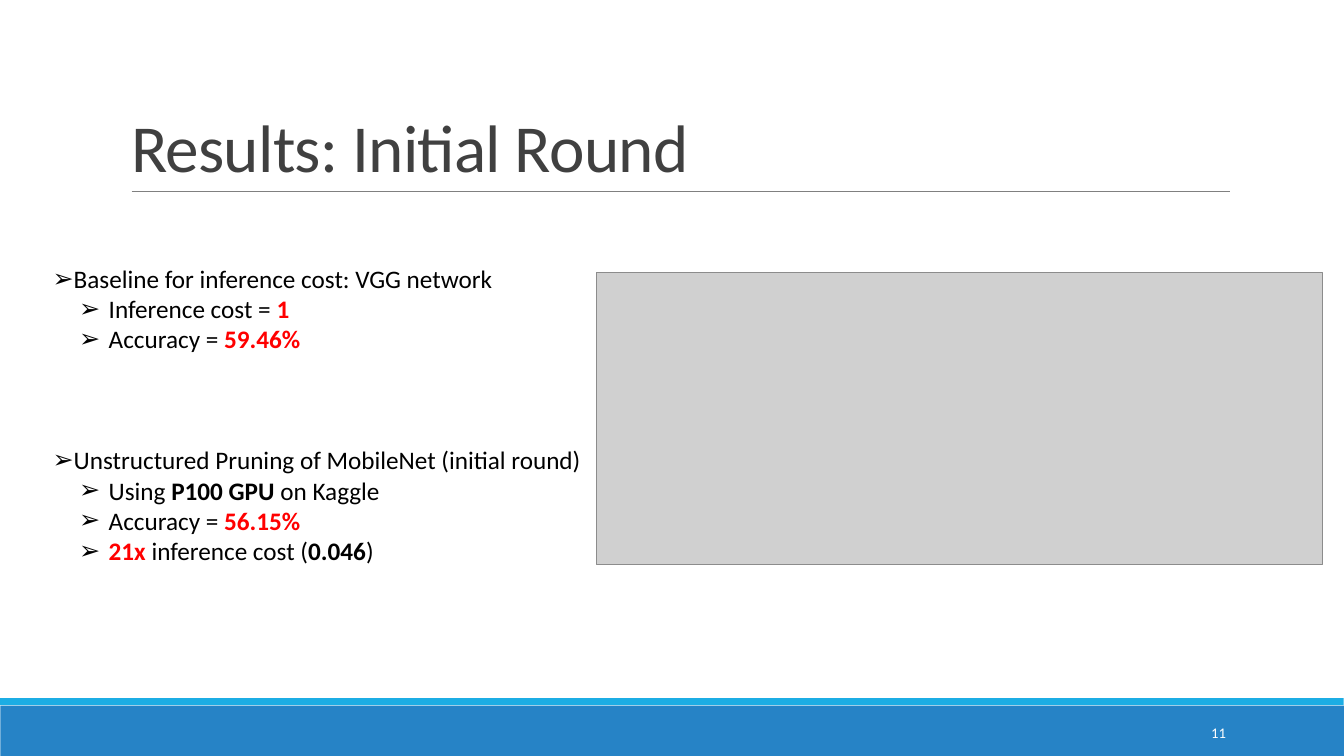
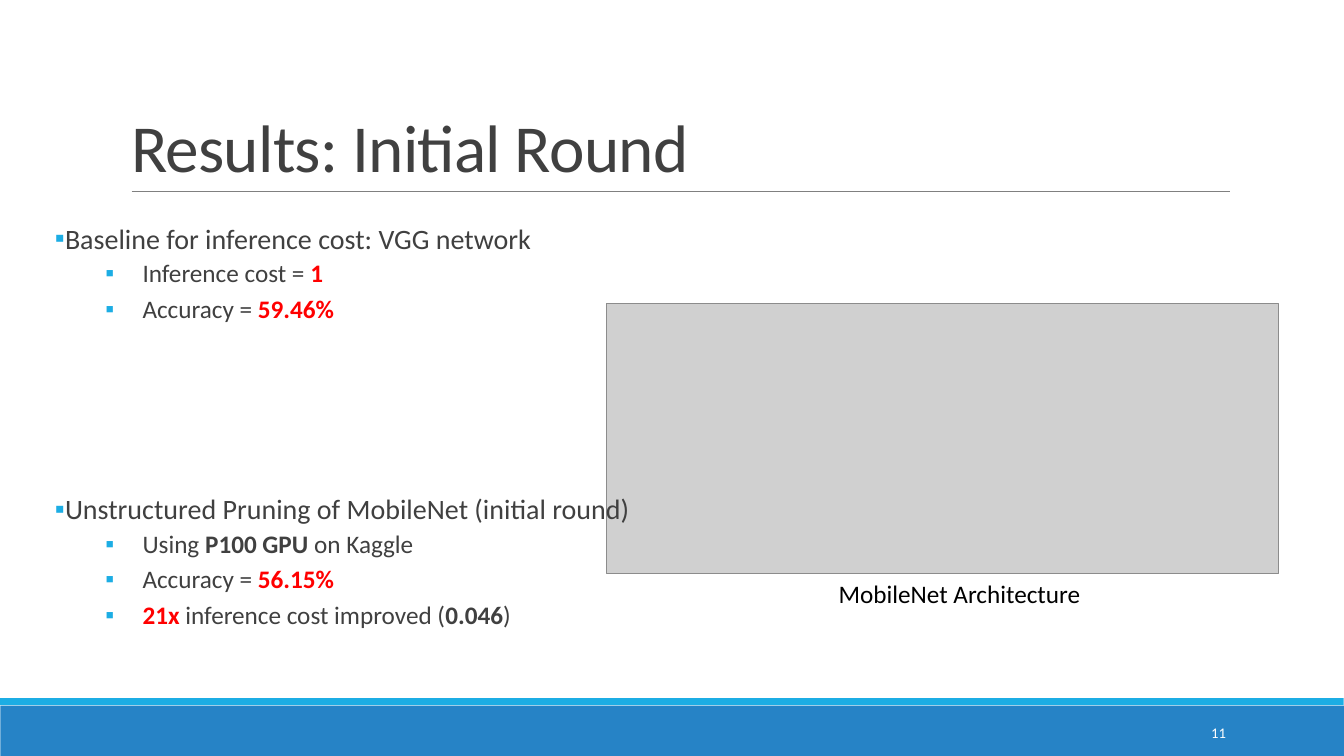
Before and after one commit to ITU-AI-ML-in-5G-Challenge/ITU-ML5G-PS-007-Aaronica, a slide deck: slide 11 of Presentation/GrandFinale.pptx. Drawn at 1344x756 pixels with LibreOffice and Linux fonts; fonts in the diff are those of the drawing; grey boxes stand for pictures. Boxes give left, top, right and bottom in pixels: in the first picture for what was removed or moved away, otherwise in the second. Text is boxed around its words. In the diff, an @@ line names an element or a change of style, - is before the commit and + after.

```diff
--- a/Presentation/GrandFinale.pptx
+++ b/Presentation/GrandFinale.pptx
@@ text "Baseline for inference cost: VGG ...": place and size @@
-text "Baseline for inference cost: VGG ..." at [74, 270, 580, 564]
+text "Baseline for inference cost: VGG ..." at [65, 229, 629, 628]
@@ text at [65, 229, 629, 592]: size 18 to 20 pt in "Baseline for inference cost: VGG network", "Unstructured Pruning of MobileNet (initial round)"; text colour #000000 to #404040 in "Baseline for inference cost: VGG network", "Inference cost =", "Accuracy =", "Unstructured Pruning of MobileNet (initial round)" and 2 more places; bullet ➢ to ▪; line spacing 1 to 0.9; more space between paragraphs @@
@@ picture: place and size @@
-picture at [596, 272, 1323, 565]
+picture at [607, 303, 1279, 574]
@@ text added at [839, 585, 1080, 603], 18 pt, text #000000 @@
+MobileNet Architecture
@@ text at [143, 606, 510, 628]: text changed; text colour #000000 to #404040 @@
-  ➢ 21x inference cost (0.046)
+  ▪ 21x inference cost improved (0.046)
```
Also in this commit, not shown: 8 other slides changed, 2 slides added, 1 other file.
